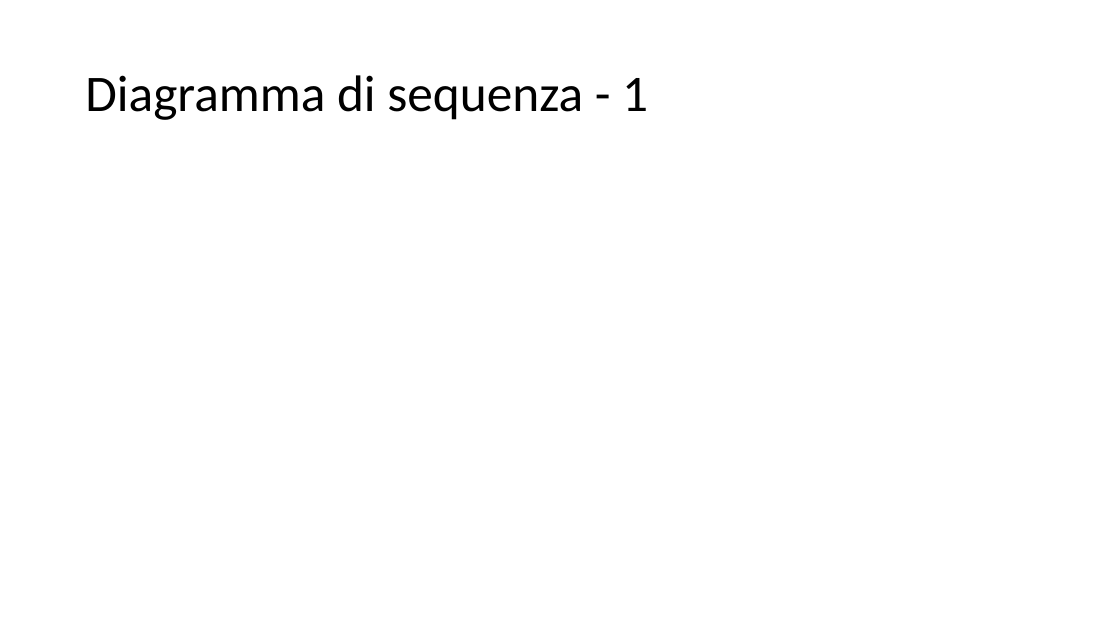
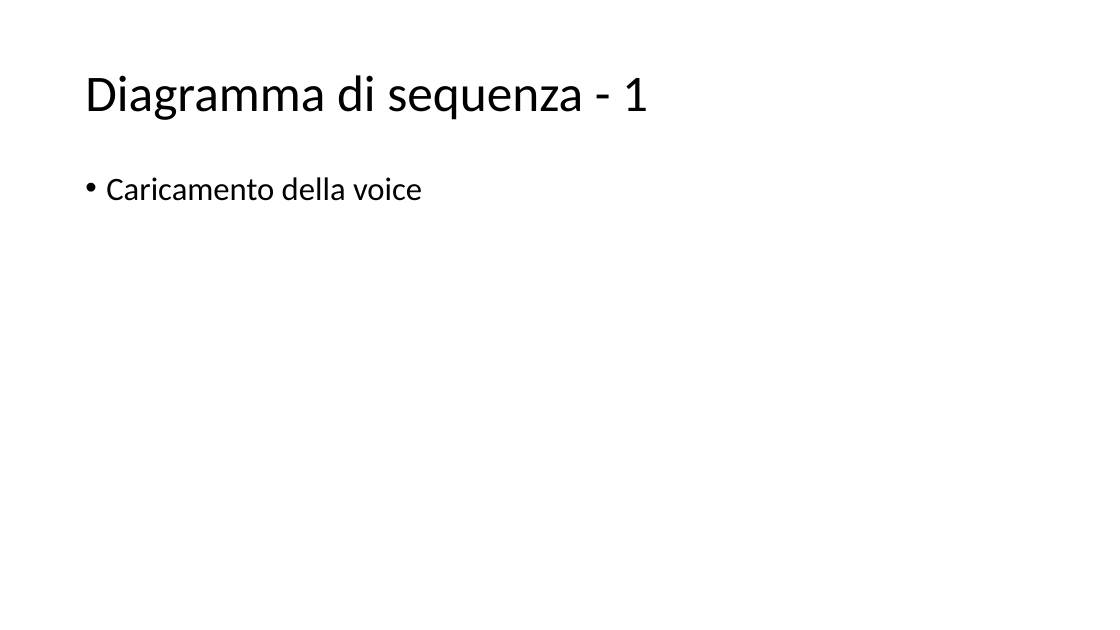
Before and after one commit to Italiaracerx/progettoSWE, a slide deck: slide 10 of Presentazioni/Presentazioni PB/Presentazione PB.pptx. Drawn at 1120x630 pixels with LibreOffice and Linux fonts; fonts in the diff are those of the drawing. Boxes give left, top, right and bottom in pixels: in the first picture for what was removed or moved away, otherwise in the second. Text is boxed around its words. In the diff, an @@ line names an element or a change of style, - is before the commit and + after.

```diff
--- a/Presentazioni/Presentazioni PB/Presentazione PB.pptx
+++ b/Presentazioni/Presentazioni PB/Presentazione PB.pptx
@@ text added at (106, 177, 422, 201), 28 pt, text #000000 @@
+• Caricamento della voice
```
Also in this commit, not shown: 7 other slides changed, 2 slides added, 2 slides removed.
